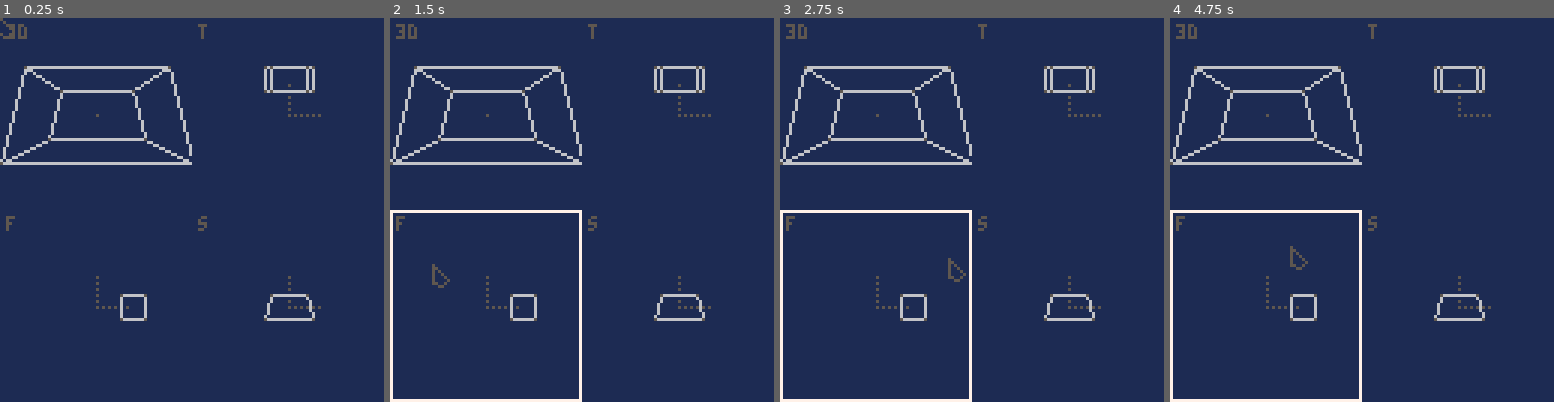
Above: before the commit, frames 1-4 (left to right).
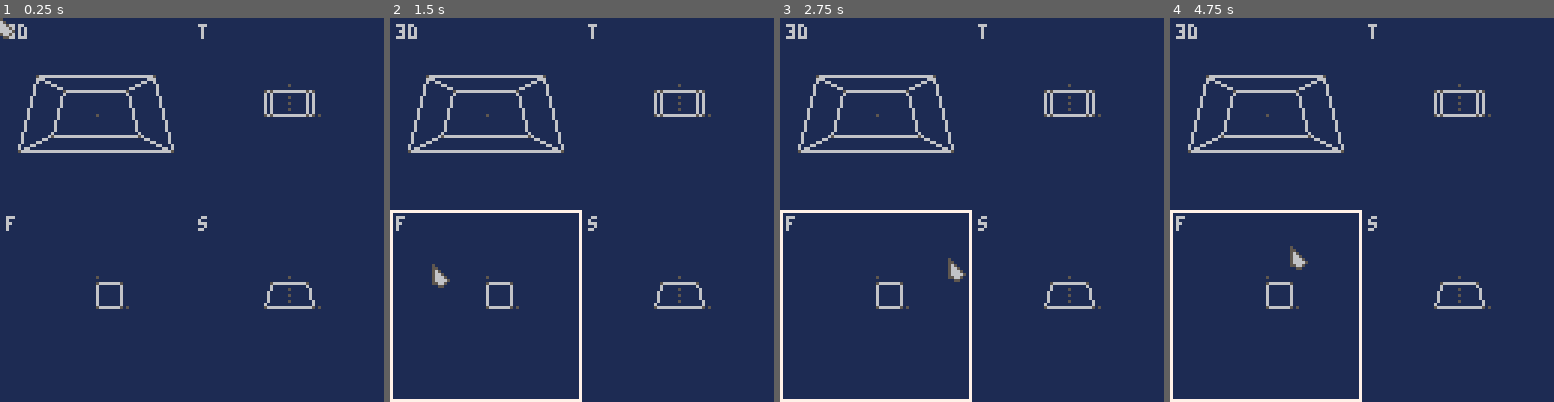
Above: after the commit, the same moments.

Repository: yourykiki/pico8
Game: PICO-8 cartridge mdl_edit.p8
Two runs of this game, one before a commit and one after it. Both use one fixed random seed, a clock stepped at 60 frames per second and the inputs below.
Inputs (mouse positions are in pixels of both pictures, inside the frame that each line leads up to):
- Up to frame 1 (0.25 s): no input
- Up to frame 2 (1.5 s): click (670, 121) at 0.67 s; click (436, 267) at 1.22 s
- Up to frame 3 (2.75 s): hold Right 1.6-2.1 s; click (887, 114) at 1.77 s; hold Up 2.15-2.42 s; click (952, 259) at 2.32 s; hold Right from 2.47 s (still down)
- Up to frame 4 (4.75 s): click (1404, 106) at 2.87 s; release Right at 3.03 s; hold Left 3.08-3.58 s; click (1465, 256) at 3.42 s; hold Down 3.63-3.97 s; click (1231, 102) at 3.97 s; hold Right 4.02-4.68 s; click (1292, 248) at 4.52 s; hold Up from 4.73 s (still down)

The runs differ from the first frame. In frame 1, 4.6% of the frame differs, in the area x 0-83%, y 0-79%; in frame 2, 4.7%, in the area x 0-83%, y 1-79%; in frame 3, 4.7%; in frame 4, 4.7%.

Commit message:
add vertex selection and moving from keyboard

Diff:
--- a/mdl_edit.p8
+++ b/mdl_edit.p8
@@ -4,44 +4,40 @@
 -- 3d model editor
 -- @yourykiki
 
+-- moving vrtx
+-- edit face colors
+-- export/import model
+
 local c_top,c_side,c_front,c_3d,
- mdl,mrk_mdl
+ mdl,mrk_mdl,c_current,ivrtx
+local top,sid,fro=
+ {1,3},{1,2},{3,2}
+
+--0 no selection
+--1 mouse select begin
+--2 mouse select end
+--3 move with keyb
+--  or drag with mouse
+local updstate,
+ us_noselect,
+ us_select,
+ us_editvrtx=0,0,1,2
 
 function _init()
  -- devkit mode
  poke(0x5f2d, 1)
  -- init cam
  c_top,c_side,c_front,c_3d=
-  init_cam("t",64, 0),
-  init_cam("s",64,64),
-  init_cam("f", 0,64),
+  init_cam("t",64, 0,top),
+  init_cam("s",64,64,sid),
+  init_cam("f", 0,64,fro),
   init_cam("3d",0, 0)
  -- load default model
  mdl=make_cube({0,0,0},0)
  mrk_mdl=make_marker()
 end
 
-function _update()
- local mx,my=
-  stat(32),
-  stat(33)
-
- c_top:setfocus(mx,my)
- c_side:setfocus(mx,my)
- c_front:setfocus(mx,my)
- c_3d:setfocus(mx,my)
-end
-
-function _draw()
- cls''
- draw_mdl(c_top)
- draw_mdl(c_side)
- draw_mdl(c_front)
- draw_mdl(c_3d)
- spr(0,stat(32)-1,stat(33)-1)
-end
-
-function init_cam(name,vx,vy)
+function init_cam(name,vx,vy,ax)
  return {
   name=name,
   pos={0,6,-10},
@@ -49,41 +45,18 @@
   view={w=64,h=64,x=vx,y=vy},
   m={},
   focus=false,
-  projtop=function(self,vrtx)
+  ax=ax,
+  sel={x1=0,y1=0,x2=0,y2=0,a=false},
+  p_vrtx={},
+  proj2d=function(self,vrtx)
    local vert,w,h={},
     self.view.w/2,
     self.view.h/2
    for i=1,#vrtx do
     local pnt=vrtx[i]
     vert[i]={
-     pnt[1]+w,
-     -pnt[3]+h
-    }
-   end
-   return vert
-  end,
-  projsid=function(self,vrtx)
-   local vert,w,h={},
-    self.view.w/2,
-    self.view.h/2
-   for i=1,#vrtx do
-    local pnt=vrtx[i]
-    vert[i]={
-     pnt[1]+w,
-     -pnt[2]+h
-    }
-   end
-   return vert
-  end,
-  projfro=function(self,vrtx)
-   local vert,w,h={},
-    self.view.w/2,
-    self.view.h/2
-   for i=1,#vrtx do
-    local pnt=vrtx[i]
-    vert[i]={
-     pnt[3]+w,
-     -pnt[2]+h
+     pnt[ax[1]]+w,
+     -pnt[ax[2]]+h
     }
    end
    return vert
@@ -97,9 +70,9 @@
     self.m=m_vw
   end,
   proj=function(self,vrtx)
-   if (name=="t") return self:projtop(vrtx)
-   if (name=="s") return self:projsid(vrtx)
-   if (name=="f") return self:projfro(vrtx)
+   if name~="3d" then
+    return self:proj2d(vrtx)
+   end
    return self:proj3d(vrtx)
   end,
   proj3d=function(self,vrtx)
@@ -122,11 +95,126 @@
    self.focus=
     v.x<mx and mx<=(v.x+v.w) and
     v.y<my and my<=(v.y+v.h)
+  end,
+  drawsel=function(self)
+   local sel=self.sel
+   if sel.a then
+    fillp(0x5a5a)
+    rect(sel.x1,sel.y1,
+     sel.x2,sel.y2,0x57)
+    fillp()
+   end
+  end,
+  startselect=function(self,mx,my)
+   local sel,v=self.sel,self.view
+   sel.x1,sel.y1,
+   sel.x2,sel.y2,
+   sel.a=mx-v.x,my-v.y,mx-v.x,my-v.y,true
+  end,
+  updselect=function(self,mx,my)
+   local sel,v=self.sel,self.view
+   sel.x2,sel.y2=mx-v.x,my-v.y
+  end,
+  endselect=function(self)
+   self.sel.a=false
+   local selvrtx={}
+   self:sortsel()
+   for k,v in pairs(self.p_vrtx) do
+    if self:vinsel(v)  then
+     add(selvrtx,k)
+    end
+   end
+   ivrtx=selvrtx
+  end,
+  vinsel=function(self,v)
+   local sel,vx,vy=self.sel,
+    v[1],v[2]
+   return
+    sel.x1<=vx and vx<=sel.x2 and
+    sel.y1<=vy and vy<=sel.y2
+  end,
+  sortsel=function(self)
+   local sel=self.sel
+   if sel.x1>sel.x2 then
+    sel.x1,sel.x2=sel.x2,sel.x1
+   end
+   if sel.y1>sel.y2 then
+    sel.y1,sel.y2=sel.y2,sel.y1
+   end
+  end,
+  moveselvrtx=function(self,bl,br,bu,bd,vrtx)
+   for i in all(ivrtx) do
+    if (bl) vrtx[i][ax[1]]-=1
+    if (br) vrtx[i][ax[1]]+=1
+    if (bu) vrtx[i][ax[2]]+=1
+    if (bd) vrtx[i][ax[2]]-=1
+   end
   end
  }
 end
 
-function draw_mdl(cam)
+function _update()
+ local mx,my,mb,dw=
+  stat(32),stat(33),stat(34),stat(36)
+
+ if updstate==us_noselect then
+  update_focus(mx,my)
+  if mb&1==1 then
+   -- store mx,my start
+   c_current:startselect(mx,my)
+   updstate=us_select
+  end
+ elseif updstate==us_select then
+  c_current:updselect(mx,my)
+  if mb&1==0 then
+   -- store mx,my end
+   c_current:endselect()
+   -- check if vrtx selected
+   if #ivrtx>0 then
+    updstate=us_editvrtx
+   else
+    updstate=us_noselect
+   end
+  end
+ elseif updstate==us_editvrtx then
+  update_focus(mx,my)
+  local bl,br,bu,bd=
+   btn(⬅️),btn(➡️),
+   btn(⬆️),btn(⬇️)
+
+  c_current:moveselvrtx(
+   bl,br,bu,bd,mdl.vrtx)
+
+  --back to selection
+  if mb&1==1 then
+   ivrtx={}
+   updstate=us_noselect
+  end
+ end
+end
+
+function update_focus(mx,my)
+ c_top:setfocus(mx,my)
+ c_side:setfocus(mx,my)
+ c_front:setfocus(mx,my)
+ c_3d:setfocus(mx,my)
+
+ if (c_top.focus) c_current=c_top
+ if (c_side.focus) c_current=c_side
+ if (c_front.focus) c_current=c_front
+ if (c_3d.focus) c_current=c_3d
+end
+
+function _draw()
+ cls''
+ draw_cam(c_top)
+ draw_cam(c_side)
+ draw_cam(c_front)
+ draw_cam(c_3d)
+ spr(0,stat(32)-1,stat(33)-1)
+end
+
+function draw_cam(cam)
  local vport=cam.view
  camera(-vport.x,-vport.y)
  clip(vport.x,vport.y,vport.w,vport.h)
@@ -135,29 +223,37 @@
   rect(0,0,vport.w-1,vport.h-1,7)
  end
  -- draw origin marker
+ draw_marker(cam,mrk_mdl)
+ -- draw model
  local vrtx={}
- add_all(vrtx,mrk_mdl.vrtx)
-
- vrtx=cam:proj(vrtx)
- draw_lin(vrtx,mrk_mdl.lins)
- -- draw model
- vrtx={}
  add_all(vrtx,mdl.vrtx)
- transform(vrtx,
-  0,-4,8,0)
-
+ -- apply 3d camera
+ -- fixme handle 3d camera position
+ if cam.name=="3d" then
+  transform(vrtx,0,-4,10,0)
+ end
  -- draw model
  --proj
  vrtx=cam:proj(vrtx)
+ cam.p_vrtx=vrtx
+ --draw
  for poly in all(mdl.polys) do
   draw_wire(vrtx,poly)
  end
- for poly in all(mdl.polys) do
-  draw_point(vrtx)
+ -- draw all vertex
+ draw_point(vrtx,5)
+-- local ivrtx=cam.sel.ivrtx
+ if ivrtx then
+  -- draw selected vrtx
+  local selvrtx={}
+  for iv in all(ivrtx) do
+   add(selvrtx,vrtx[iv])
+  end
+  draw_point(selvrtx,11)
  end
  --
-
- print(cam.name,2,2)
+ cam:drawsel()
+ print(cam.name,2,2,6)
  clip()
 end
 
@@ -172,9 +268,9 @@
  end
 end
 
-function draw_point(vrtx)
+function draw_point(vrtx,col)
  for v in all(vrtx) do
-  line(v[1],v[2],v[1],v[2],5)
+  line(v[1],v[2],v[1],v[2],col)
  end
 end
 
@@ -186,6 +282,14 @@
   line(v1[1],v1[2],v2[1],v2[2],5)
  end
  fillp()
+end
+
+function draw_marker(cam,mrk_mdl)
+ local vrtx={}
+ add_all(vrtx,mrk_mdl.vrtx)
+
+ vrtx=cam:proj(vrtx)
+ draw_lin(vrtx,mrk_mdl.lins)
 end
 -->8
 --3d maths utils
@@ -318,11 +422,11 @@
 __gfx__
 50000000000000000000000000000000000000000000000000000000000000000000000000000000000000000000000000000000000000000000000000000000
 55000000000000000000000000000000000000000000000000000000000000000000000000000000000000000000000000000000000000000000000000000000
-51500000000000000000000000000000000000000000000000000000000000000000000000000000000000000000000000000000000000000000000000000000
-51150000000000000000000000000000000000000000000000000000000000000000000000000000000000000000000000000000000000000000000000000000
-51115000000000000000000000000000000000000000000000000000000000000000000000000000000000000000000000000000000000000000000000000000
-51111500000000000000000000000000000000000000000000000000000000000000000000000000000000000000000000000000000000000000000000000000
-55115000000000000000000000000000000000000000000000000000000000000000000000000000000000000000000000000000000000000000000000000000
+56500000000000000000000000000000000000000000000000000000000000000000000000000000000000000000000000000000000000000000000000000000
+56650000000000000000000000000000000000000000000000000000000000000000000000000000000000000000000000000000000000000000000000000000
+56665000000000000000000000000000000000000000000000000000000000000000000000000000000000000000000000000000000000000000000000000000
+56666500000000000000000000000000000000000000000000000000000000000000000000000000000000000000000000000000000000000000000000000000
+55665000000000000000000000000000000000000000000000000000000000000000000000000000000000000000000000000000000000000000000000000000
 00550000000000000000000000000000000000000000000000000000000000000000000000000000000000000000000000000000000000000000000000000000
 
 
Not shown, changed: the thumbnail (__label__) section of mdl_edit.p8
Not shown, changed: the sound effects (__sfx__) section of mdl_edit.p8
